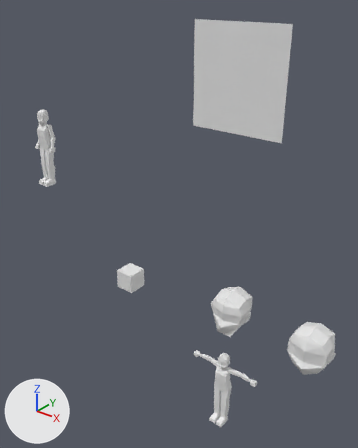
A saved change to the Blender file template_psx_charter.blend.
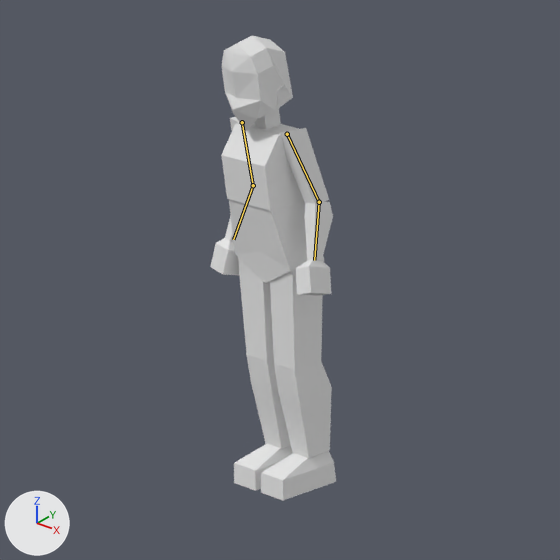
There are two pictures of each version: one whole from a 50 mm camera at (10.99, -7.95, 5.0) aimed at (4.16, 0.58, -0.29), one close up on the part from 0% to 26% of the width and 23% to 44% of the height. The lights are fixed; the arrows at lower left show +X, +Y and +Z. Both versions are drawn at frame 30 of the action 'idle'; the numbers are the values there. The bones that change are drawn over the model as lines in the close-ups.
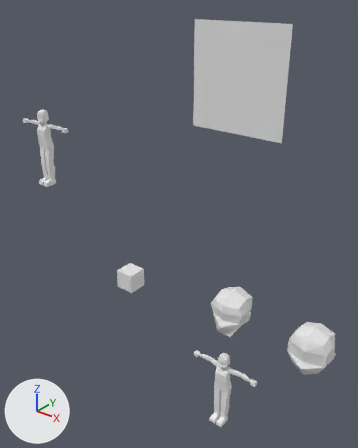
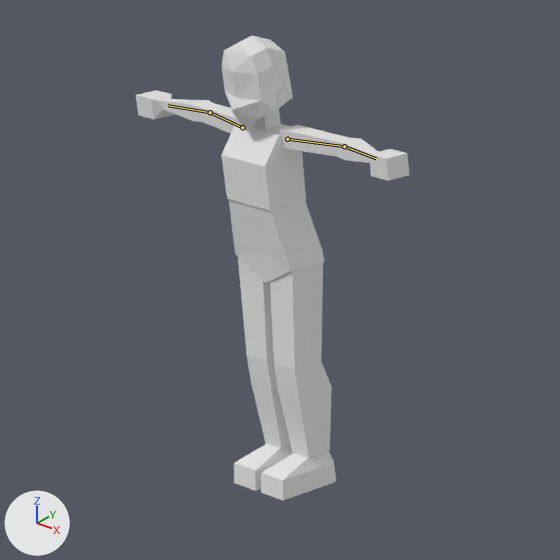
Changed parts and their boxes [x1, y1, x2, y2] in the close-ups (560 x 560 px):
'Cube.010', posed (37% wider, 57% shorter): before [278, 128, 329, 203]; after [279, 125, 349, 157]
'Cube.012', posed (17% wider, 11% shorter): before [296, 260, 331, 296]; after [369, 149, 410, 181]
'Cube.011', posed (47% wider, 57% shorter): before [304, 201, 333, 260]; after [335, 138, 378, 163]
'Cube.015', posed: before [210, 238, 239, 275]; after [136, 90, 175, 119]
'Cube.014', posed: before [225, 215, 234, 241]; after [162, 99, 214, 122]
'Cube.013', posed: before [230, 117, 240, 130]; after [200, 104, 240, 133]
bone 'upper_arm.L', root to tip: before (287, 134) to (319, 202); after (287, 139) to (344, 146)
bone 'forearm.L', root to tip: before (319, 202) to (314, 260); after (344, 146) to (376, 158)
bone 'upper_arm.R', root to tip: before (242, 122) to (253, 185); after (242, 127) to (210, 112)
bone 'forearm.R', root to tip: before (253, 185) to (233, 239); after (210, 112) to (168, 105)

The change in detail:
Bone 'upper_arm.L' (bone_upper_arm_l) moves from (-0.021, 0.0, 0.0) to (0.0, 0.0, 0.0).
Bone 'upper_arm.L' (bone_upper_arm_l) turns from (-8, 11, -74) to (0, 0, 0) degrees about its own x, y and z.
Bone 'forearm.L' (bone_forearm_l) moves from (0.0, 0.0, -0.001) to (0.0, 0.0, 0.0).
Bone 'forearm.L' (bone_forearm_l) turns from (16, -4, 0) to (0, 0, 0) degrees about its own x, y and z.
Bone 'upper_arm.R' (bone_upper_arm_r) moves from (0.021, 0.0, 0.0) to (0.0, 0.0, 0.0).
Bone 'upper_arm.R' (bone_upper_arm_r) turns from (-9, -11, 80) to (0, 0, 0) degrees about its own x, y and z.
Bone 'forearm.R' (bone_forearm_r) moves from (0.0, 0.0, 0.001) to (0.0, 0.0, 0.0).
Bone 'forearm.R' (bone_forearm_r) turns from (16, 3, 0) to (0, 0, 0) degrees about its own x, y and z.
